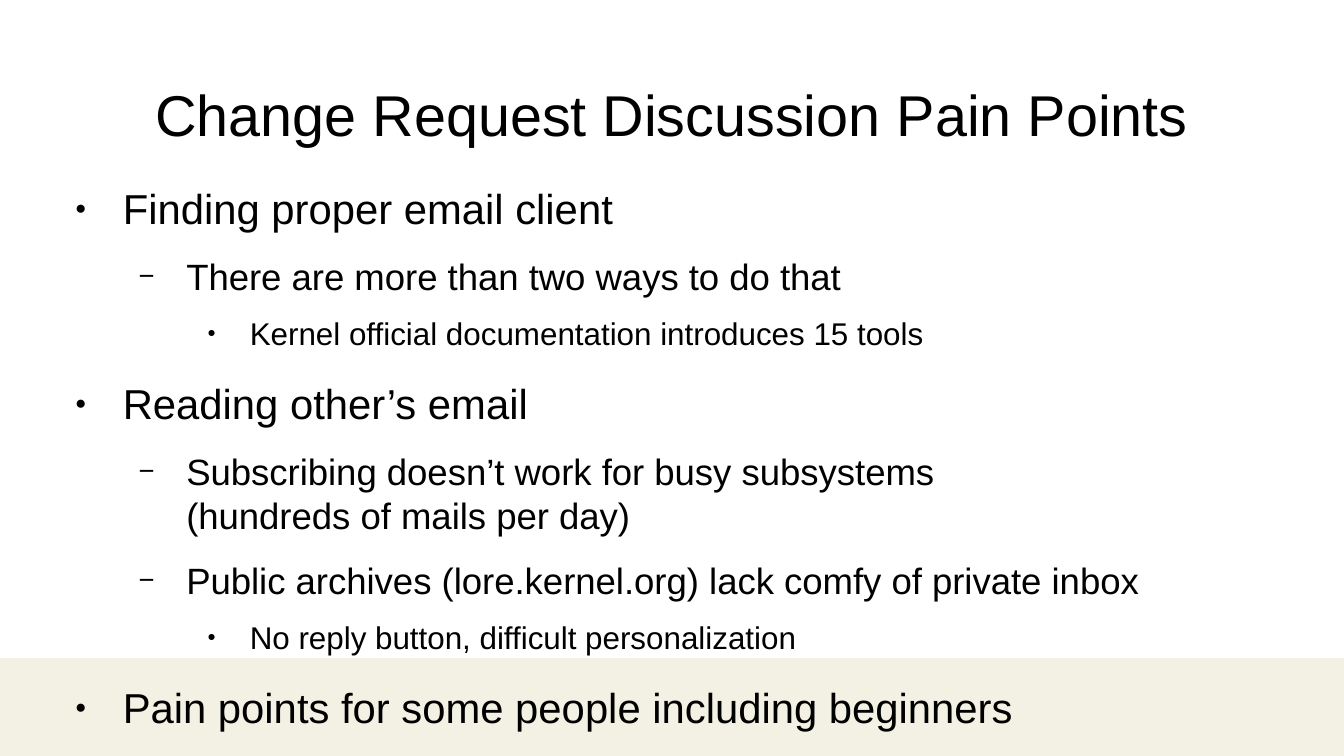
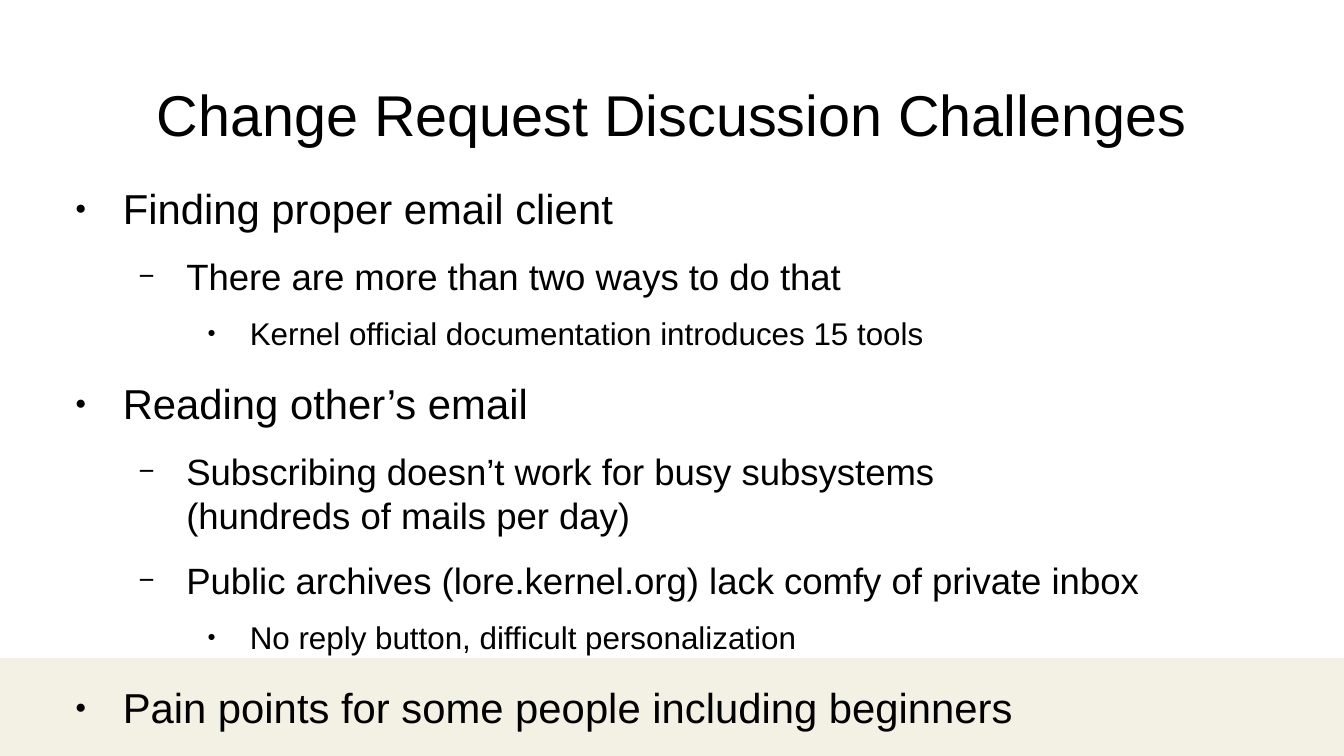
Before and after one commit to damonitor/talks, a slide deck: slide 11 of 2025/ossjp/hkml_ossjp25.odp. Drawn at 1344x756 pixels with LibreOffice and Linux fonts; fonts in the diff are those of the drawing; background and template pictures are left out. Boxes give left, top, right and bottom in pixels: in the first picture for what was removed or moved away, otherwise in the second. Text is boxed around its words. In the diff, an @@ line names an element or a change of style, - is before the commit and + after.

```diff
--- a/2025/ossjp/hkml_ossjp25.odp
+++ b/2025/ossjp/hkml_ossjp25.odp
@@ title at <box>157,94,1186,146</box>: text changed @@
-Change Request Discussion Pain Points
+Change Request Discussion Challenges
```
Also in this commit, not shown: 7 other slides changed, 1 other file.
